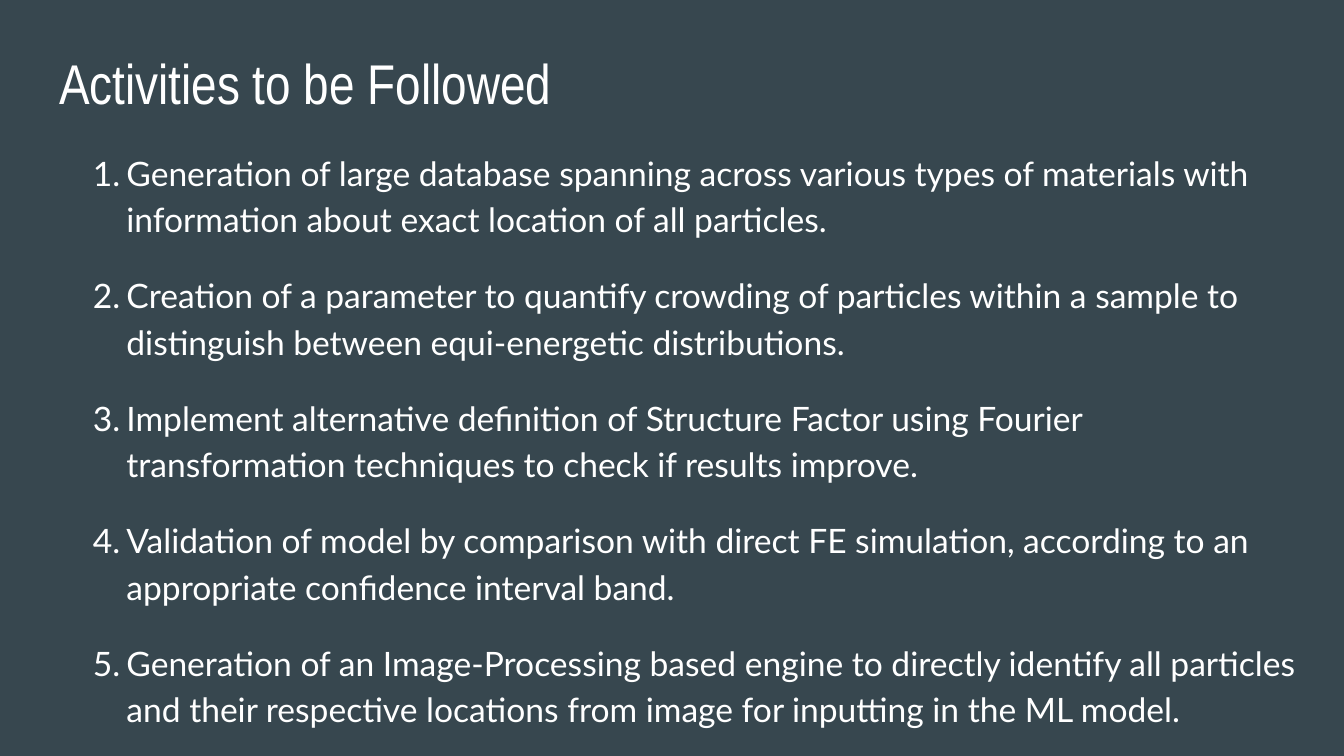
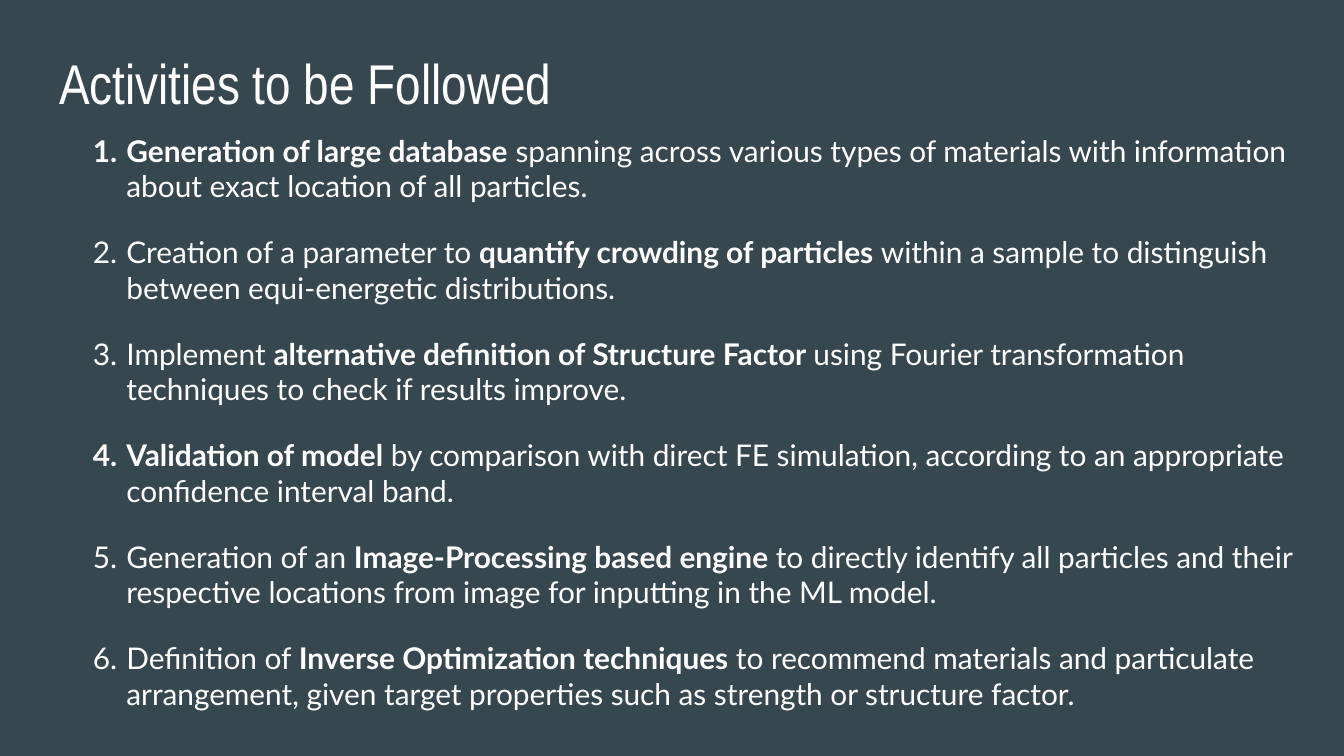
Before and after one commit to ranamihir/btp, a slide deck: slide 16 of End-Term Presentation (4-1).pptx (slide 17 before the commit). Drawn at 1344x756 pixels with LibreOffice and Linux fonts; fonts in the diff are those of the drawing. Boxes give left, top, right and bottom in pixels: in the first picture for what was removed or moved away, otherwise in the second. Text is boxed around its words. In the diff, an @@ line names an element or a change of style, - is before the commit and + after.

```diff
--- a/End-Term Presentation (4-1).pptx
+++ b/End-Term Presentation (4-1).pptx
@@ text "Generation of large database spanning ..." moved from (x1=126, y1=161, x2=1295, y2=728) to (x1=126, y1=140, x2=1293, y2=711) @@
@@ text "Generation of large database spanning ..." at (x1=126, y1=140, x2=1293, y2=711): size 18 to 16 pt; bold on in "Generation of large database", "quantify crowding of particles", "alternative definition of Structure Factor", "Validation of model" and 2 more places; line spacing 1.15 to 1 @@
```
Also in this commit, not shown: 7 other slides changed, 3 slides added, 1 slide removed, 3 other files.
